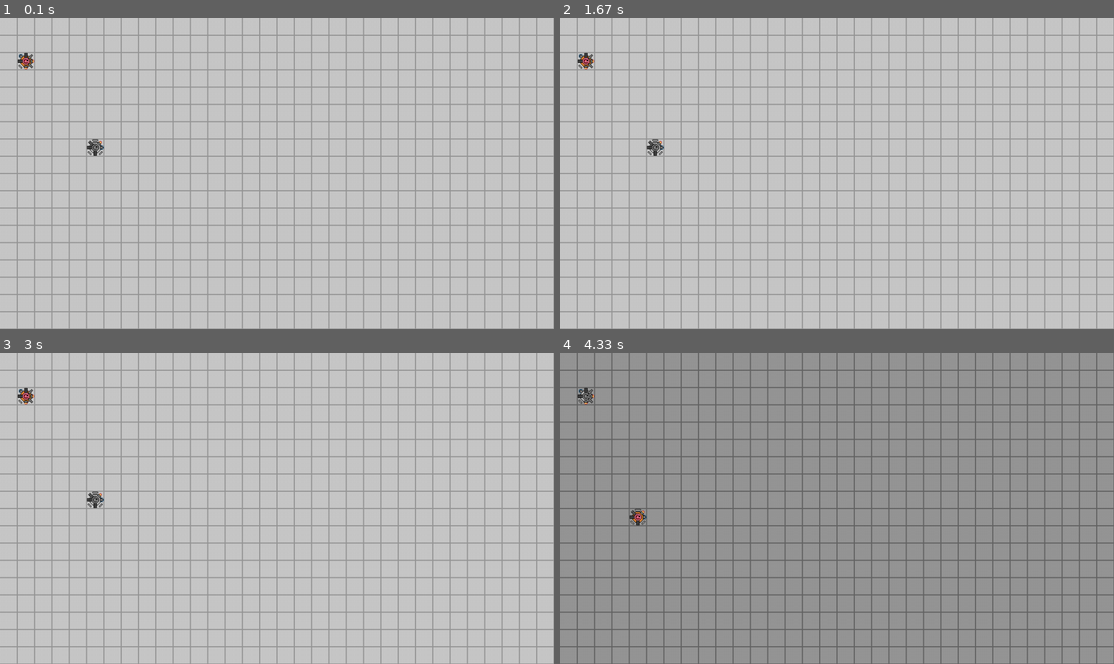
Above: before the commit, frames 1-4 (two rows, left to right).
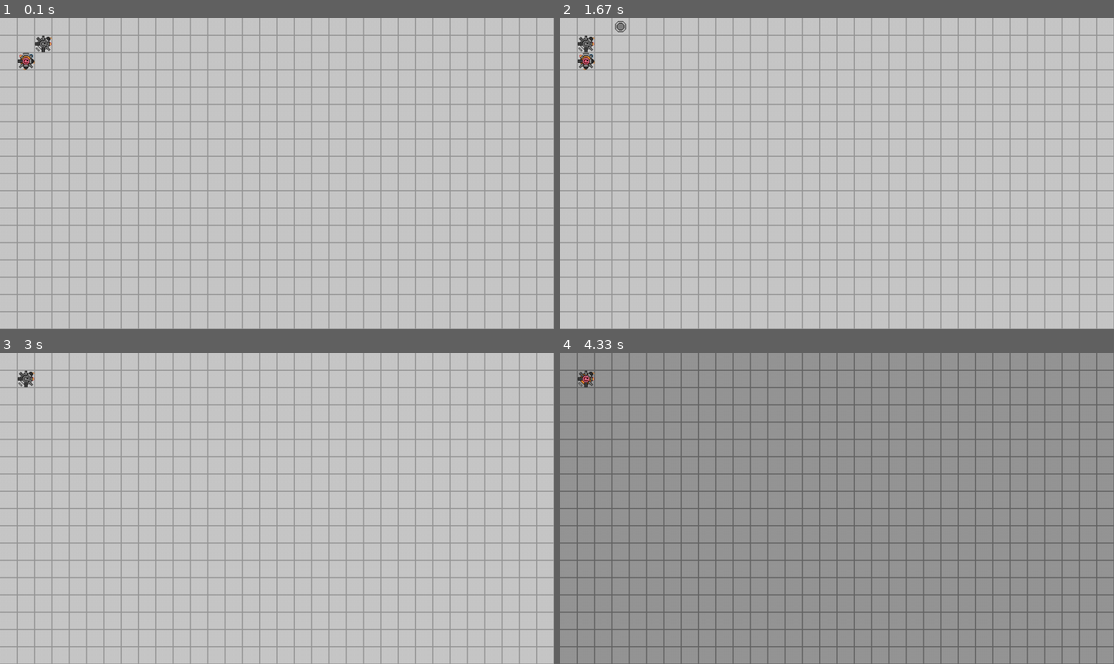
Above: after the commit, the same moments.

Repository: beppep/Octgame
Game: pygame game, started from octogame.py
Two runs of this game, one before a commit and one after it. Both use one fixed random seed, a clock stepped at 60 frames per second and the inputs below.
Inputs:
- Up to frame 1 (0.1 s): no input
- Up to frame 2 (1.67 s): hold D 0.33-0.8 s; tap Space at 0.83, 1.5 s; tap E at 1.17 s
- Up to frame 3 (3 s): tap one key every 0.33 s from 1.83 s: X Space C Space
- Up to frame 4 (4.33 s): tap E at 3.17 s

The runs differ from the first frame. In frame 1, 0.3% of the frame differs, in the area x 3-19%, y 5-45%; in frame 2, 0.3%, in the area x 3-19%, y 0-45%; in frame 3, 0.3%; in frame 4, 0.3%.

Commit message:
Add bomb teleport projectile slotToDir dirToSlot isInObject oppositeSlot

Diff:
--- a/octogame.py
+++ b/octogame.py
@@ -10,7 +10,7 @@
 coreImageList = []
 
 
-for i in range(13):
+for i in range(15):
 	name = "Tiles/Octagame1Tiles_" + "0"*(i<10) + str(i) + ".png"
 	imageList.append(pygame.image.load(name))
 for i in range(4):
@@ -26,8 +26,10 @@
 #1=Wheel
 #2=Shield
 #3=Laser
-#4=ssbm™
+#4=Teleport
 #5=BackBurner™
+#6=Borr
+#7=Bomb
 
 
 
@@ -39,17 +41,58 @@
 #3=flip horizontal
 
 players = []
+projectiles = []
 global playerTurn
 global spacePressed
 playerTurn = False
+
 spacePressed = True
+class Projectile:
+    """docstring for Projectile"""
+    def __init__(self,x, y,projectile_type,lifespan,dirX=0,dirY=0):
+        self.life = lifespan
+        self.projectile_type = projectile_type
+        self.x=x
+        self.y=y
+        self.dirX=dirX
+        self.dirY=dirY
+        self.owner=players[playerTurn]
+        projectiles.append(self)
+
+
+    def aging(self):
+        self.life-=1
+        if(not isInObject(self.x+self.dirX,self.y+self.dirY)):
+            self.x+=self.dirX
+            self.y+=self.dirY
+        if(not self.life):
+            self.explode()
+
+    def explode(self):
+        if(self.projectile_type=="bomb"):
+            pygame.draw.rect(gameDisplay,(255,100,120),[32*(self.x-1),32*(self.y-1),32*3,32*3],0)
+            for i in range(1,8+1):
+                dirX,dirY = slotToDir(i)
+                newx,newy = [dirX+self.x,dirY+self.y]
+                for player in players:
+                    if(player.x==newx and player.y==newy):
+                        player.hurt(oppositeSlot(dirToSlot(dirX,dirY)))
+            projectiles.remove(self)
+        if(self.projectile_type=="teleport"):
+            self.owner.x=self.x
+            self.owner.y=self.y
+            projectiles.remove(self)
+
+
+
+
 
 
 class Player:
 
     def __init__(self, x=1, y=1, layout=False):
         if(not layout):
-            self.layout=[1]+[random.randint(1,5) for i in range(8)]
+            self.layout=[1]+[random.randint(1,7) for i in range(8)]
         else:
             self.layout = layout
         self.x=x
@@ -84,16 +127,7 @@
         #print("Use","playerturn", playerTurn,"slot",slot,"weapon",self.layout[slot])
         #SET DIRECTIONS
 
-        self.dirX=0
-        self.dirY=0
-        if(slot == 2 or slot == 3 or slot == 4):
-            self.dirX = 1
-        if(slot == 6 or slot == 7 or slot == 8):
-            self.dirX = -1
-        if(slot == 1 or slot == 2 or slot == 8):
-            self.dirY = -1
-        if(slot == 4 or slot == 5 or slot == 6):
-            self.dirY = 1
+        self.dirX,self.dirY=slotToDir(slot)
         newx = self.x + self.dirX
         newy = self.y + self.dirY
 
@@ -103,32 +137,43 @@
 
             #DO WEAPON ACTION
 
-            if (self.layout[slot] == 0):
+            if (self.layout[slot] == 0): #BROKEN
                 pass
-            if (self.layout[slot] == 1):
-
-                if(newy>=0 and newy<18 and newx>=0 and newx<32 and not(newy == players[1-playerTurn].y and newx == players[1-playerTurn].x)):
+            if (self.layout[slot] == 1): #WHEEL
+
+                if(newy>=0 and newy<18 and newx>=0 and newx<32 and not(isInObject(newx,newy))):
                     self.x = newx
                     self.y = newy
                     #print("move",dirX,dirY)
-            if (self.layout[slot] == 3):
+            if (self.layout[slot] == 3): #GUN
                 #print("shoot")
 
                 pygame.draw.line(gameDisplay,(255,100,120),[self.x*32+16,self.y*32+16],[self.x*32+self.dirX*32*32+16,self.y*32+self.dirY*32*32+16],2)
                 if(math.atan2(-self.dirY,-self.dirX) == math.atan2(self.y-opponent.y,self.x-opponent.x)):
-                    opponent.hurt((slot+4-1)%8+1)
-
-            if (self.layout[slot] == 4):
+                    opponent.hurt(oppositeSlot(slot))
+
+            if (self.layout[slot] == 4): #Teleport
+                if(not isInObject(self.x + self.dirX, self.y + self.dirY)):
+                    Projectile(self.x + self.dirX, self.y + self.dirY,"teleport",3,self.dirX,self.dirY)
+
+
+            if (self.layout[slot] == 5): #BACKBURNER™
+                renewx = self.x - self.dirX
+                renewy = self.y - self.dirY
+                if(renewy>=0 and renewy<18 and renewx>=0 and renewx<32 and not(isInObject(newx,newy))):
+                    self.x = renewx
+                    self.y = renewy
+
+            if (self.layout[slot] == 6): #MELEE
                 pygame.draw.rect(gameDisplay,(255,100,120),[32*(self.x+self.dirX),32*(self.y+self.dirY),32,32],0)
                 if(newx==opponent.x and newy==opponent.y):
-                    opponent.hurt((slot+4-1)%8+1)
-                    opponent.hurt((slot+4-1)%8+1)
-            if (self.layout[slot] == 5):
-                renewx = self.x - self.dirX
-                renewy = self.y - self.dirY
-                if(renewy>=0 and renewy<18 and renewx>=0 and renewx<32 and not(renewy == players[1-playerTurn].y and renewx == players[1-playerTurn].x)):
-                    self.x = renewx
-                    self.y = renewy
+                    opponent.hurt(oppositeSlot(slot))
+                    opponent.hurt(oppositeSlot(slot))
+
+            if (self.layout[slot] == 7): #BOMB
+                if(isInObject(self.x + self.dirX*2, self.y + self.dirY*2)):
+                    Projectile(self.x + self.dirX*2, self.y + self.dirY*2,"bomb",3)
+
 
         else:
 
@@ -154,11 +199,27 @@
 def flipList(l):
     return [l.pop(0)] + [l[len(l)-j-4] for j in range(len(l))]
 
-
-
-
-
-player1=Player(5,7)
+def slotToDir(slot):
+    datas = [(0,0),(0,-1),(1,-1),(1,0),(1,1),(0,1),(-1,1),(-1,0),(-1,-1)]
+    return( datas[slot] )
+
+def dirToSlot(dirX,dirY):
+    datas = [(0,0),(0,-1),(1,-1),(1,0),(1,1),(0,1),(-1,1),(-1,0),(-1,-1)]
+    return datas.index((dirX,dirY))
+
+def isInObject(x,y):
+    for obj in projectiles+players:
+        if(obj.x==x and obj.y==y):
+            return True
+   # for obj in players:
+    #    if(obj.x==x and obj.y==y):
+    #        return True
+    return False
+
+def oppositeSlot(slot):
+    return (slot-4-1)%8+1
+
+player1=Player(2,1)
 player2=Player(1,2)
 
 
@@ -179,6 +240,8 @@
     		players[playerTurn].use(i)
     if((not spacePressed) and keys[pygame.K_SPACE]):
         spacePressed = True
+        for projectile in projectiles:
+            projectile.aging()
 
 
 
@@ -217,7 +280,8 @@
             else:
                 gameDisplay.blit(coreImageList[player.layout[0]],(player.x*32, player.y*32))
 
-
+    for projectile in projectiles:
+        gameDisplay.blit(imageList[0],(projectile.x*32, projectile.y*32))
 
 
     #pt.update()
